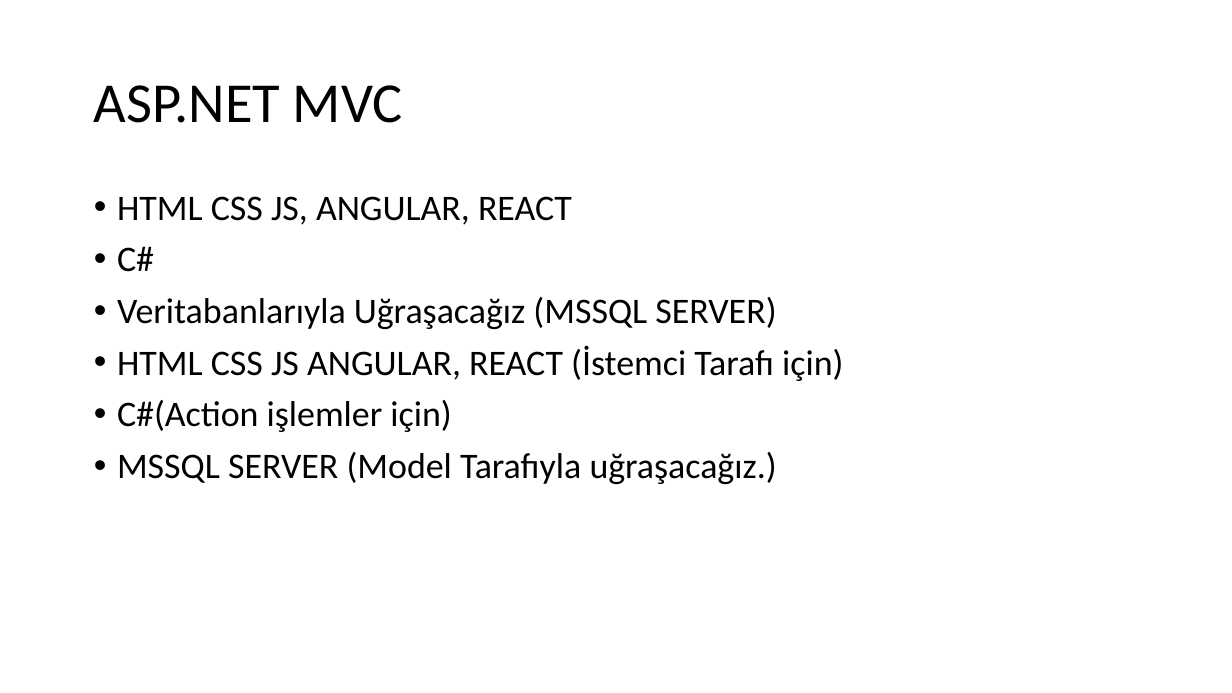
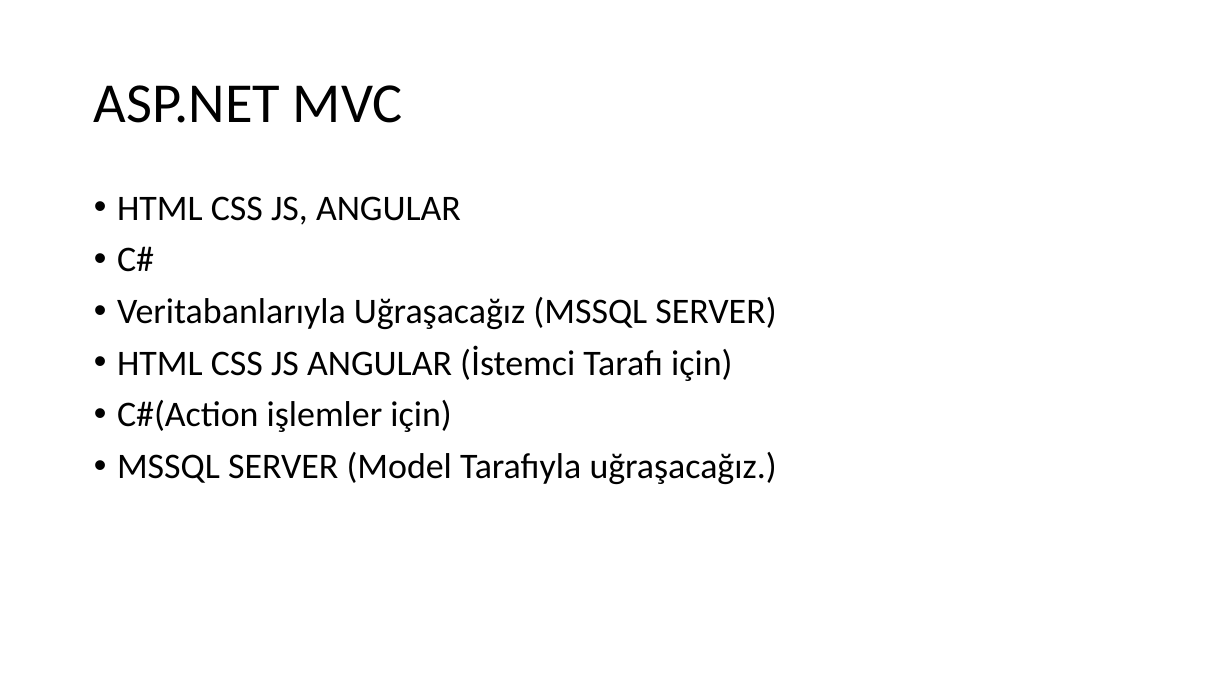
Before and after one commit to bnymnclskn01/MEKA-05-21-2022-SONRASI, a slide deck: slide 2 of Yeni-MVC/Yazılı Anlatım.pptx. Drawn at 1232x693 pixels with LibreOffice and Linux fonts; fonts in the diff are those of the drawing. Boxes give left, top, right and bottom in pixels: in the first picture for what was removed or moved away, otherwise in the second. Text is boxed around its words. In the diff, an @@ line names an element or a change of style, - is before the commit and + after.

```diff
--- a/Yeni-MVC/Yazılı Anlatım.pptx
+++ b/Yeni-MVC/Yazılı Anlatım.pptx
@@ text at (117, 196, 461, 225): text changed @@
-• HTML CSS JS, ANGULAR, REACT
+• HTML CSS JS, ANGULAR
@@ text at (117, 345, 732, 381): text changed @@
-• HTML CSS JS ANGULAR, REACT (İstemci Tarafı için)
+• HTML CSS JS ANGULAR (İstemci Tarafı için)
```
Also in this commit, not shown: 1 other slide changed, 5 slides added, 9 other files.
